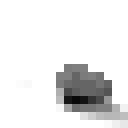
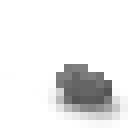
Layer changes from the first 128x128 image to the second:
moved "stone" above "stone copy" over 56, 88, 112, 112
painted on "stone copy" over 16, 80, 128, 128
